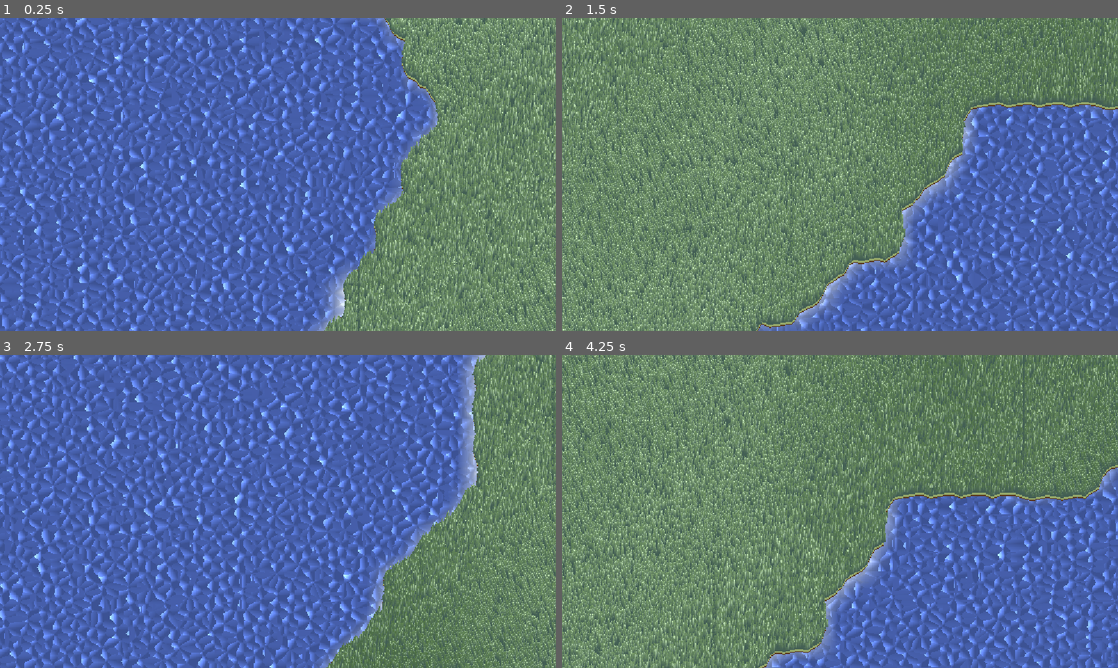
Above: before the commit, frames 1-4 (two rows, left to right).
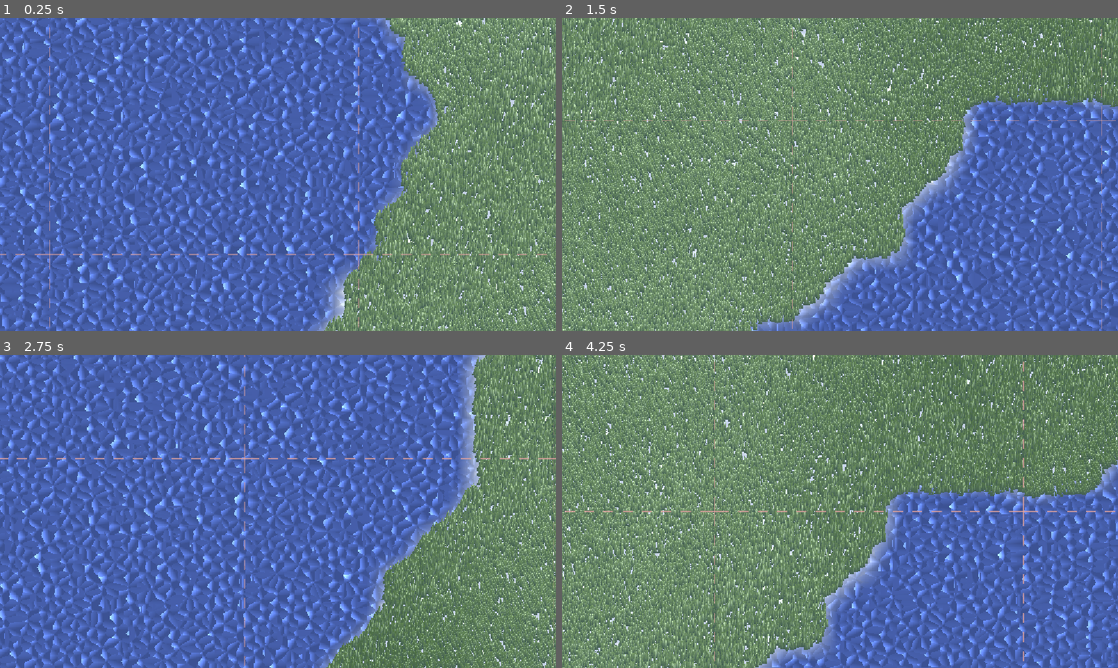
Above: after the commit, the same moments.

Repository: Glitch752/FarmAndFortune
Game: Godot game, scene res://scenes/Level.tscn
Two runs of this game, one before a commit and one after it. Both use one fixed random seed, a clock stepped at 60 frames per second and the inputs below.
Inputs:
- Up to frame 1 (0.25 s): no input
- Up to frame 2 (1.5 s): tap Enter at 0.5 s; hold D (move_right) 0.53-1.28 s; tap Alt at 0.6 s; hold S (move_down) from 1.28 s (still down); tap Shift at 1.35 s
- Up to frame 3 (2.75 s): release S (move_down) at 2.03 s; hold D (move_right) from 2.03 s (still down); tap Alt at 2.1 s
- Up to frame 4 (4.25 s): release D (move_right) at 2.78 s; hold W (move_up) 2.78-3.53 s; tap Shift at 2.85 s; hold A (move_left) from 3.53 s (still down); tap Alt at 3.6 s

The runs differ from the first frame. In frame 1, 1.3% of the frame differs, in the area x 0-100%, y 0-100%; in frame 2, 2.8%; in frame 3, 1.0%; in frame 4, 3.1%.

Commit message:
Outlined polygon and start of chunk unlocking

Diff:
--- /dev/null
+++ b/graphics/outlined_polygon.gd
@@ -0,0 +1,53 @@
+@tool
+
+extends Polygon2D
+
+class_name OutlinedPolygon
+
+@export
+var outline_color: Color = Color.BLACK
+
+@export_range(0.0, 10.0, 0.01)
+var outline_thickness: float = 2.0
+
+@export
+var outline_dashed: bool = false
+
+@export
+var dash_length: float = 10.0
+
+var outline_line_visibility: PackedByteArray = []
+
+func _draw():
+    if outline_color.a == 0.0:
+        return
+
+    # This doesn't work with multiple polygons, but whatever
+    var points = polygon
+    var point_count = points.size()
+
+    for i in point_count:
+        if outline_line_visibility.size() == point_count and not outline_line_visibility[i]:
+            continue
+
+        var p1 = points[i]
+        var p2 = points[(i + 1) % point_count]
+        var direction = (p2 - p1).normalized()
+        var normal = Vector2(-direction.y, direction.x)
+
+        if outline_dashed:
+            draw_dashed_line(
+                p1, p2,
+                outline_color,
+                outline_thickness,
+                dash_length,
+                true, true
+            )
+        else:
+            draw_line(
+                p1 + normal * outline_thickness / 2,
+                p2 + normal * outline_thickness / 2,
+                outline_color,
+                outline_thickness,
+                true
+            )
--- a/scenes/Chunk.tscn
+++ b/scenes/Chunk.tscn
@@ -1,10 +1,11 @@
-[gd_scene load_steps=6 format=3 uid="uid://brwdoqe1trhyn"]
+[gd_scene load_steps=7 format=3 uid="uid://brwdoqe1trhyn"]
 
 [ext_resource type="Script" uid="uid://qelv7y1ox7hi" path="res://world/chunks/chunk.gd" id="1_hq0pm"]
 [ext_resource type="Shader" uid="uid://b5yvihuuu18ex" path="res://graphics/water.gdshader" id="2_o3c2t"]
 [ext_resource type="Script" uid="uid://c1u7imhx7fpqr" path="res://world/chunks/water/water.gd" id="3_gbv6n"]
+[ext_resource type="Script" uid="uid://7iwa384nh1ac" path="res://graphics/outlined_polygon.gd" id="4_unaa7"]
 
-[sub_resource type="ShaderMaterial" id="ShaderMaterial_gbv6n"]
+[sub_resource type="ShaderMaterial" id="ShaderMaterial_01iku"]
 shader = ExtResource("2_o3c2t")
 shader_parameter/WATER_BASE_COLOR = Color(0.2132, 0.2899, 0.52, 1)
 shader_parameter/UV_OFFSET = Vector2(0, 0)
@@ -25,6 +26,7 @@
 script = ExtResource("3_gbv6n")
 
 [node name="GroundMeshes" type="Polygon2D" parent="."]
+visible = false
 clip_children = 1
 polygon = PackedVector2Array(0, 0, 160, 0, 160, 180, 0, 180)
 
@@ -42,3 +44,15 @@
 
 [node name="Grass" type="MeshInstance2D" parent="GroundMeshes"]
 modulate = Color(0.2627451, 0.37254903, 0.32941177, 1)
+
+[node name="Outline" type="Polygon2D" parent="."]
+z_index = 10
+position = Vector2(80, 80)
+color = Color(1, 1, 1, 0)
+polygon = PackedVector2Array(-80, -80, 80, -80, 80, 80, -80, 80)
+script = ExtResource("4_unaa7")
+outline_color = Color(0.86, 0.6272267, 0.61920005, 0.50980395)
+outline_thickness = 0.15
+outline_dashed = true
+dash_length = 5.0
+metadata/_custom_type_script = "uid://7iwa384nh1ac"
--- a/scripts/map_chunk.gd
+++ b/scripts/map_chunk.gd
@@ -7,6 +7,13 @@
 
 var _cell_geometry_cache: Dictionary[Vector2i, Array] = {}
 var grass_transforms: Array[Transform2D] = []
+
+signal unlocked_changed(new_unlocked: bool)
+var unlocked: bool = false:
+    set(val):
+        if unlocked != val:
+            unlocked = val
+            unlocked_changed.emit(val)
 
 func generate_grass_position_cache():
     var extent = MapSingleton.CHUNK_SIZE * MapSingleton.TILE_SIZE / float(2)
--- a/scripts/map_singleton.gd
+++ b/scripts/map_singleton.gd
@@ -64,6 +64,8 @@
     noise.fractal_octaves = 2
     noise.fractal_gain = 0.4
 
+    var center = Vector2(MAP_SIZE / 2.0, MAP_SIZE / 2.0)
+
     # We need to generate 1 more chunk than the map size to cover all tiles
     for x in MAP_SIZE + 1:
         for y in MAP_SIZE + 1:
@@ -71,6 +73,11 @@
             var chunk = MapChunk.new()
             chunk.chunk_position = chunk_pos
             chunk.terrain_types = PackedByteArray()
+
+            # If this chunk is within a radius of the center of the map, unlock it
+            if chunk_pos.distance_to(center) < MAP_SIZE / 2.0:
+                chunk.unlocked = true
+
             for i in CHUNK_SIZE * CHUNK_SIZE:
                 var noise_val = noise.get_noise_2d(
                     chunk_pos.x * CHUNK_SIZE + (i % CHUNK_SIZE),
Not shown, added: graphics/outlined_polygon.gd.uid
Not shown: 1 places in scenes/Chunk.tscn that only renumber resources
